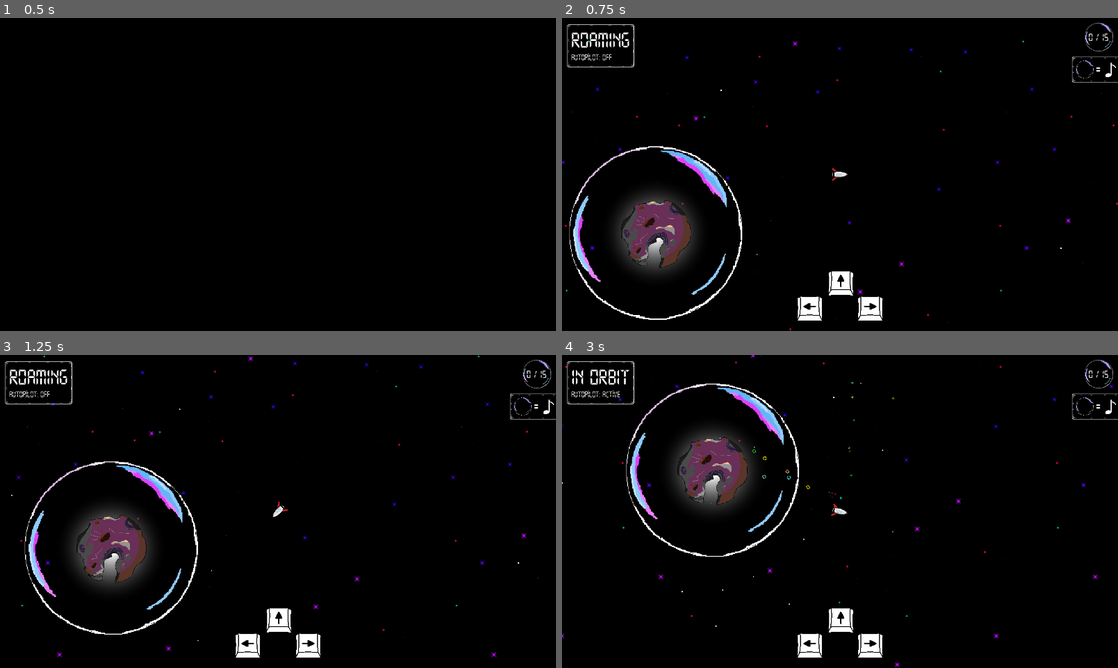
Above: before the commit, frames 1-4 (two rows, left to right).
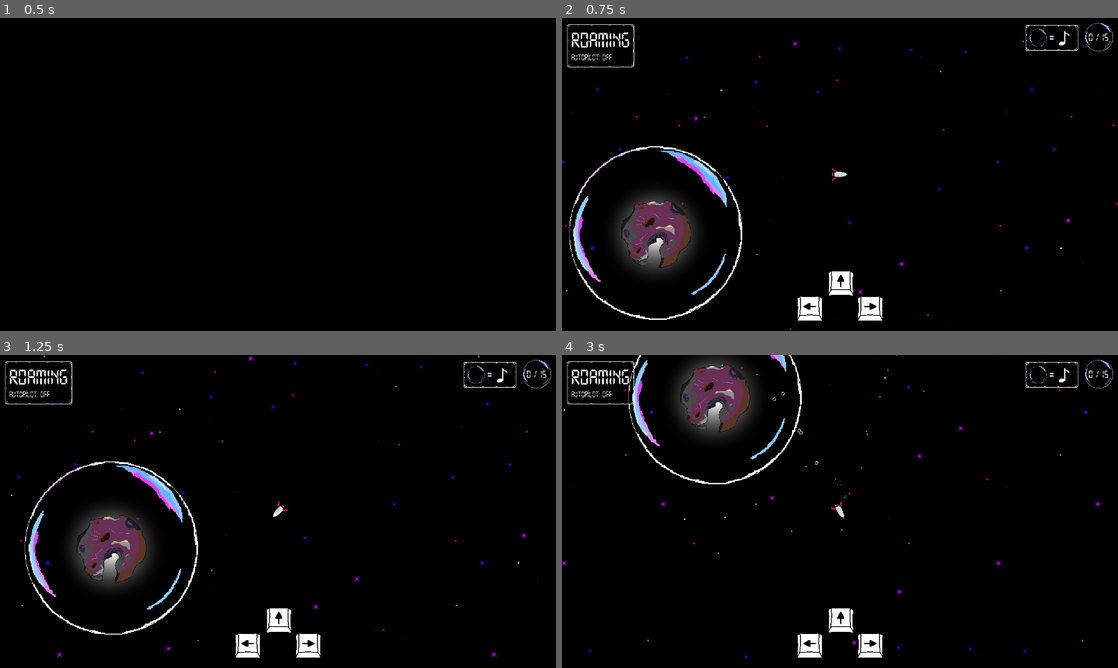
Above: after the commit, the same moments.

Repository: bjornarprytz/bubbleoids
Game: Godot game, scene res://splash.tscn
The game is run twice, just before and just after one commit, with the same random seed, the same clock (stepped at 60 frames per second) and the same inputs. Sound files missing from this copy of the repository are replaced by a short silence.
Inputs (mouse positions are in pixels of both pictures, inside the frame that each line leads up to):
- Up to frame 1 (0.5 s): no input
- Up to frame 2 (0.75 s): tap Enter at 0.5 s; move the mouse to (962, 158) at 0.52 s; hold Right (ui_right) from 0.53 s (still down); hold Space (throttle) from 0.53 s (still down); click (962, 158) at 0.67 s
- Up to frame 3 (1.25 s): keep holding Right (ui_right); keep holding Space (throttle)
- Up to frame 4 (3 s): move the mouse to (728, 527) at 1.27 s; release Right (ui_right) at 1.28 s; release Space (throttle) at 1.28 s; hold Left (ui_left) 1.28-2.03 s; tap Space (throttle) at 1.35, 2.85 s; move the mouse to (895, 442) at 2.02 s; hold Space (throttle) 2.03-2.78 s; hold Right (ui_right) from 2.03 s (still down); move the mouse to (812, 574) at 2.77 s; click (812, 574) at 2.92 s

Frame 1 is identical in both runs. In frame 2, 0.3% of the frame differs, in the area x 83-100%, y 2-21%; in frame 3, 0.3%; in frame 4, 8.8%, in the area x 0-100%, y 0-100%.

Commit message:
oppdatert ui

Diff:
--- a/src/main.gd
+++ b/src/main.gd
@@ -53,6 +53,7 @@
 func _update_goal():
 	goal.text = "%s / %s" % [Events.discovered.size(), Events.goal]
 	if Events.discovered.size() == 1:
+		%GoalTutorial.visible = false
 		%Note15.visible = true
 	if Events.discovered.size() == 2:
 		%Note14.visible = true
--- a/src/main.tscn
+++ b/src/main.tscn
@@ -357,10 +357,10 @@
 anchor_top = 0.5
 anchor_right = 0.5
 anchor_bottom = 0.5
-offset_left = 534.0
-offset_top = -271.0
-offset_right = 655.0
-offset_bottom = -212.0
+offset_left = 426.685
+offset_top = -343.645
+offset_right = 547.685
+offset_bottom = -284.645
 grow_horizontal = 2
 grow_vertical = 2
 
--- a/src/player.gd
+++ b/src/player.gd
@@ -81,8 +81,7 @@
 
 	if host_planet:
 		# Lerp rotation to face away from the planet
-		rotation = lerp_angle(rotation, (host_planet.global_position - global_position).angle() - (PI / 2), 0.1)
-
+		rotation = lerp_angle(rotation, (host_planet.global_position - global_position).angle() - (PI /2) , 0.04)
 		if throttle:
 			apply_central_impulse(4 * Vector2.UP.rotated(rotation) * speed * delta)
 		else:
@@ -91,15 +90,6 @@
 			# Apply dampening force in radial direction
 			apply_central_impulse(-1.0 * radial_dir * linear_velocity.dot(radial_dir) * delta)
 			# Apply a dampening force in the azimuthal direction
-			var distance = (host_planet.global_position - global_position).length() / 100
-			var azimuthal_dir = Vector2(radial_dir[1], radial_dir[0])
-			if azimuthal_dir.dot(linear_velocity) < 0:
-				azimuthal_dir = -azimuthal_dir
-			var target_azimuth_speed = 125.0 / distance ** 2
-			var overshoot = (linear_velocity.dot(azimuthal_dir) - target_azimuth_speed) / target_azimuth_speed
-			#if overshoot > 0:
-			#	apply_central_impulse( - 100 * overshoot * azimuthal_dir * delta)
-			#print(linear_velocity.dot(radial_dir) * delta, " ", 100 * overshoot * delta)
 			if linear_velocity.length() > 100.0:
 				burn.emitting = true
 		if (turn != 0):
